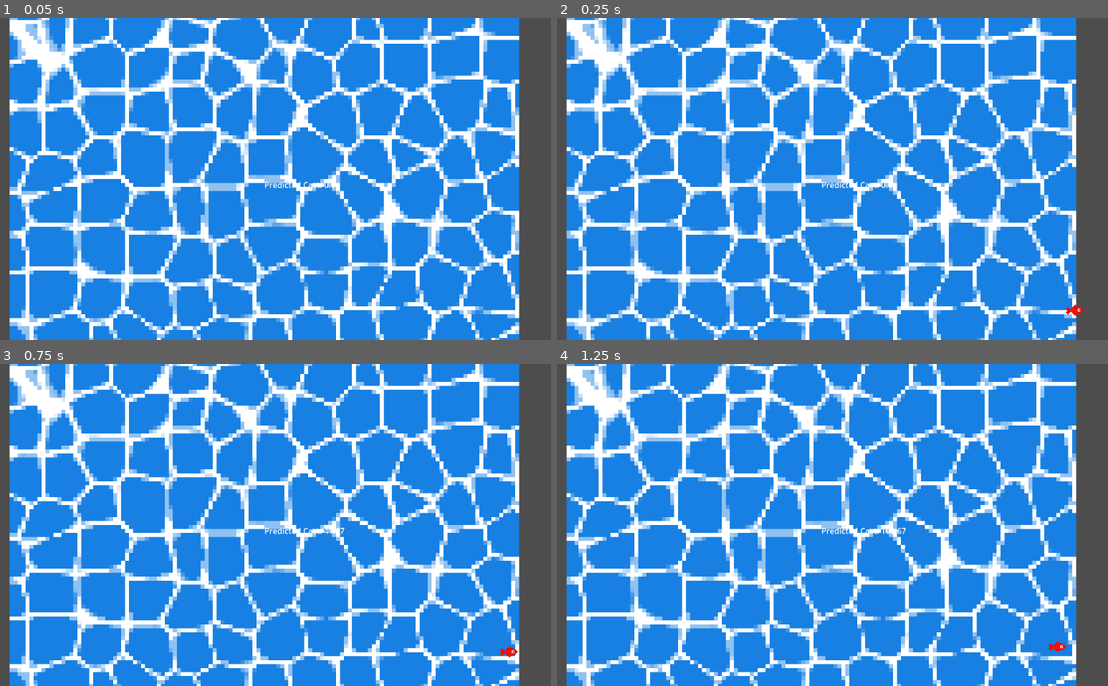
Above: before the commit, frames 1-4 (two rows, left to right).
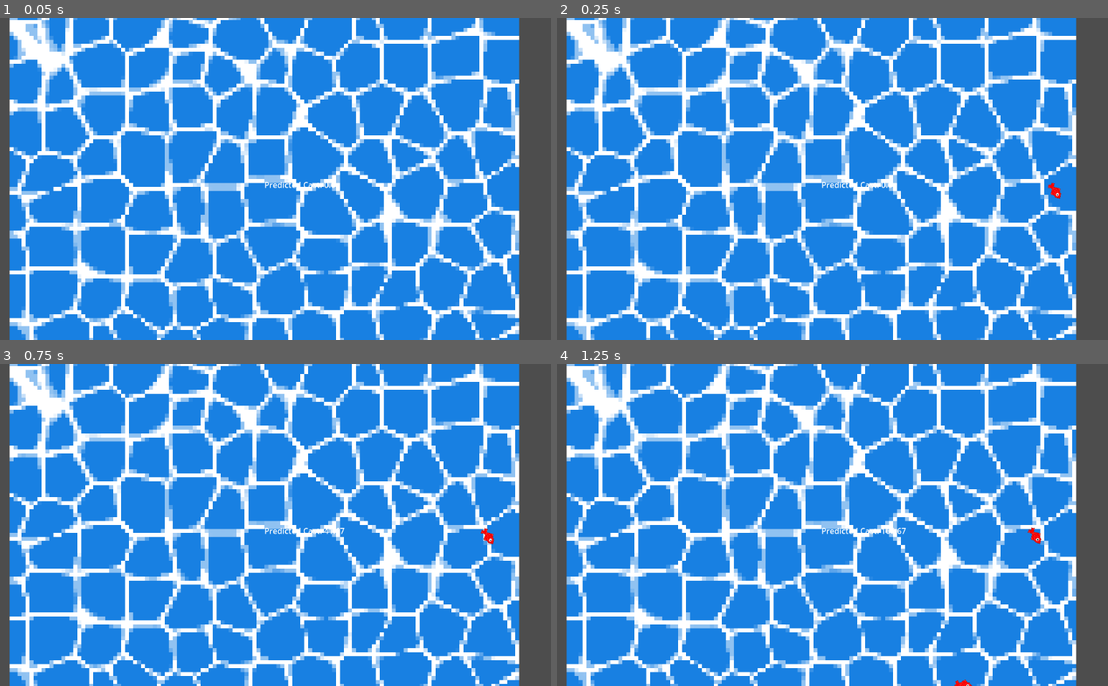
Above: after the commit, the same moments.

Repository: manspider-thatdev/fishing-game
Game: Godot game, scene res://scenes/main.tscn
Same seed, same stepped clock (60 frames per second), same inputs: the game is played once before the commit and once after it.
Inputs:
- Up to frame 1 (0.05 s): no input
- Up to frame 2 (0.25 s): no input
- Up to frame 3 (0.75 s): hold D (right) from 0.53 s (still down); hold Space (space) from 0.53 s (still down)
- Up to frame 4 (1.25 s): keep holding D (right); keep holding Space (space)

Frame 1 is identical in both runs. In frame 2, 0.1% of the frame differs, in the area x 89-96%, y 51-93%; in frame 3, 0.1%; in frame 4, 0.2%, in the area x 72-93%, y 50-100%.

Commit message:
Added random fish direction facing

Diff:
--- a/scripts/fish_parent.gd
+++ b/scripts/fish_parent.gd
@@ -35,6 +35,7 @@
 	new_fish.time_until_move = 3
 	new_fish.move_speed = 40
 	new_fish.position = Vector2(random.randf_range(0, screen_size.x), random.randf_range(0, screen_size.y))
+	new_fish.rotation = random.randf_range(0, 360)
 	new_fish.sprite.set_texture(generic_red_fish)
 	new_fish.is_immortal = false
 	new_fish.start_timers()
